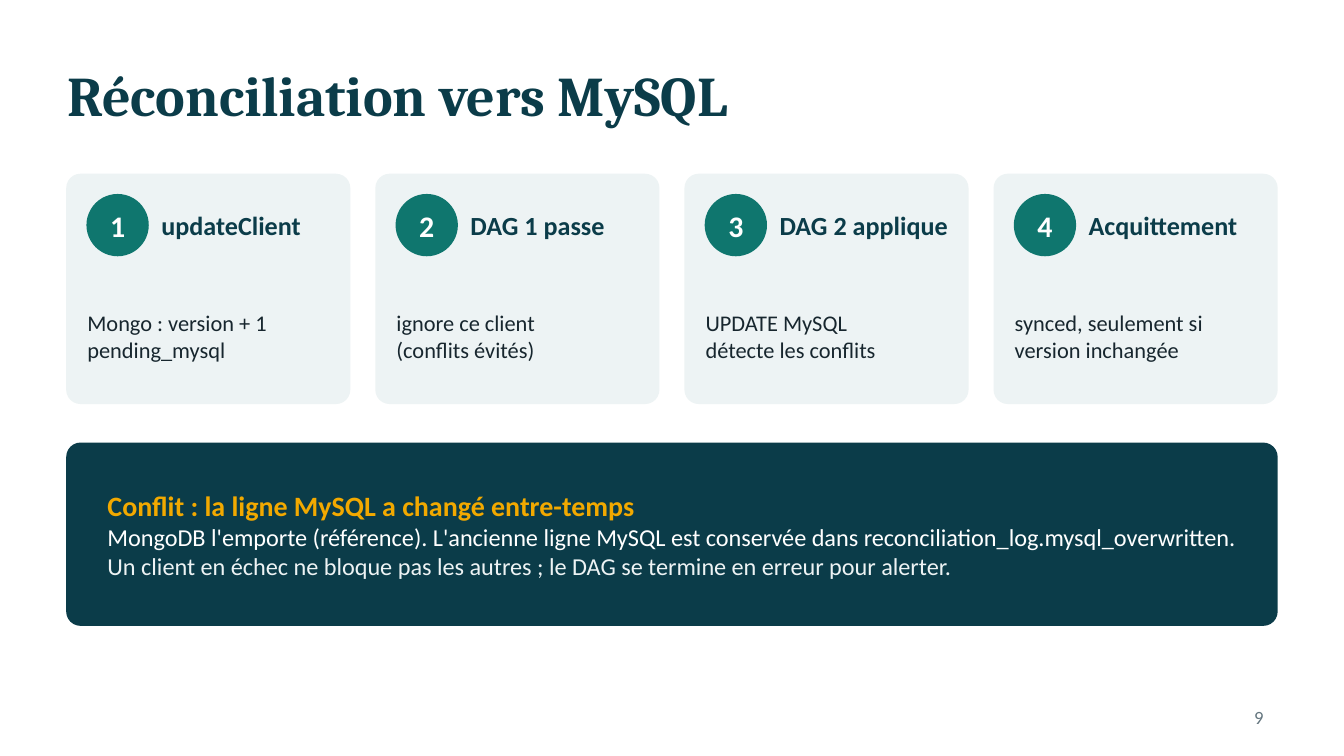
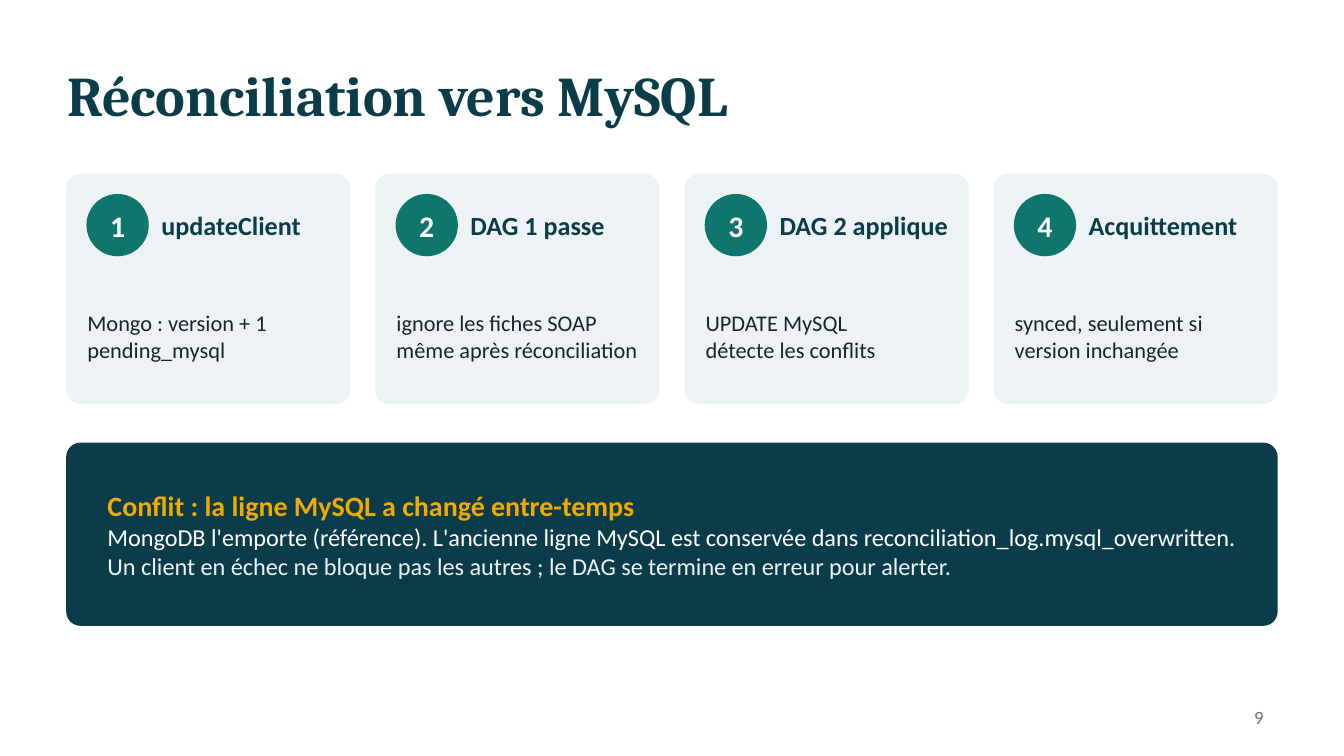
Before and after one commit to gildaskoanda/soap-clients-groupe5-si, a slide deck: slide 9 of presentation/PRESENTATION_SOAP_CLIENTS.pptx. Drawn at 1344x756 pixels with LibreOffice and Linux fonts; fonts in the diff are those of the drawing. Boxes give left, top, right and bottom in pixels: in the first picture for what was removed or moved away, otherwise in the second. Text is boxed around its words. In the diff, an @@ line names an element or a change of style, - is before the commit and + after.

Commit message:
feat(soap) complete and validate group 5 delivery
Document the SOAP contract, validation rules and reconciliation strategy.
Protect SOAP-owned records from stale imports and concurrent updates.
Correct Airflow discovery, local container settings and secret handling.
Update the vulnerable Symfony Mime dependency without broad upgrades.
Add real Zabbix checks and a controlled outage verification scenario.
Record 33 unit tests, 23 SOAP tests, 27 pipeline checks and 9 Zabbix checks.
Update the group presentation with member names and verified results.

```diff
--- a/presentation/PRESENTATION_SOAP_CLIENTS.pptx
+++ b/presentation/PRESENTATION_SOAP_CLIENTS.pptx
@@ text at (x1=396, y1=315, x2=637, y2=362): text changed @@
-ignore ce client
-(conflits évités)
+ignore les fiches SOAP
+même après réconciliation
```
Also in this commit, not shown: 7 other slides changed, 1 slide added, 1 slide removed, 33 other files.
